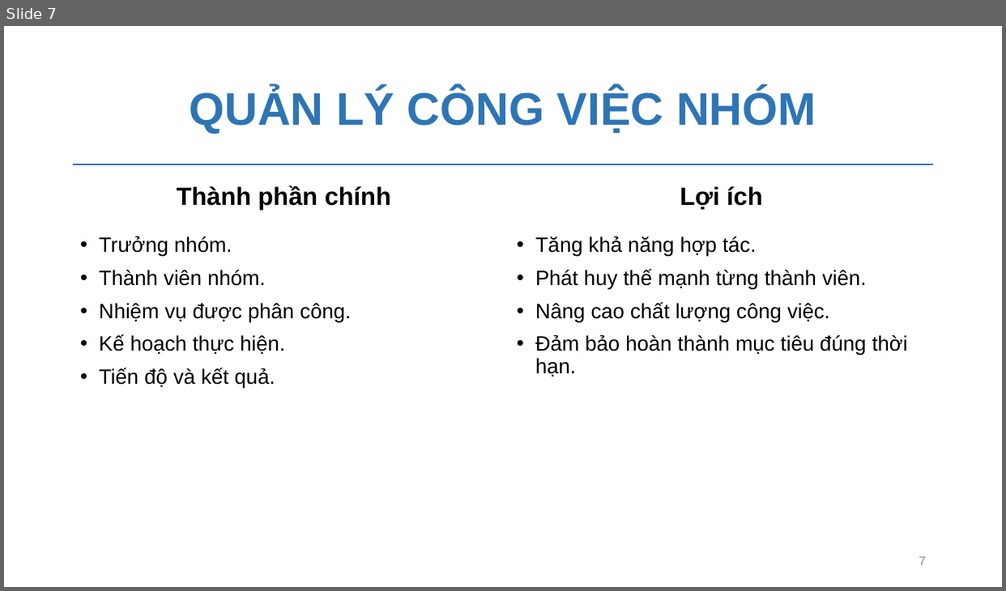
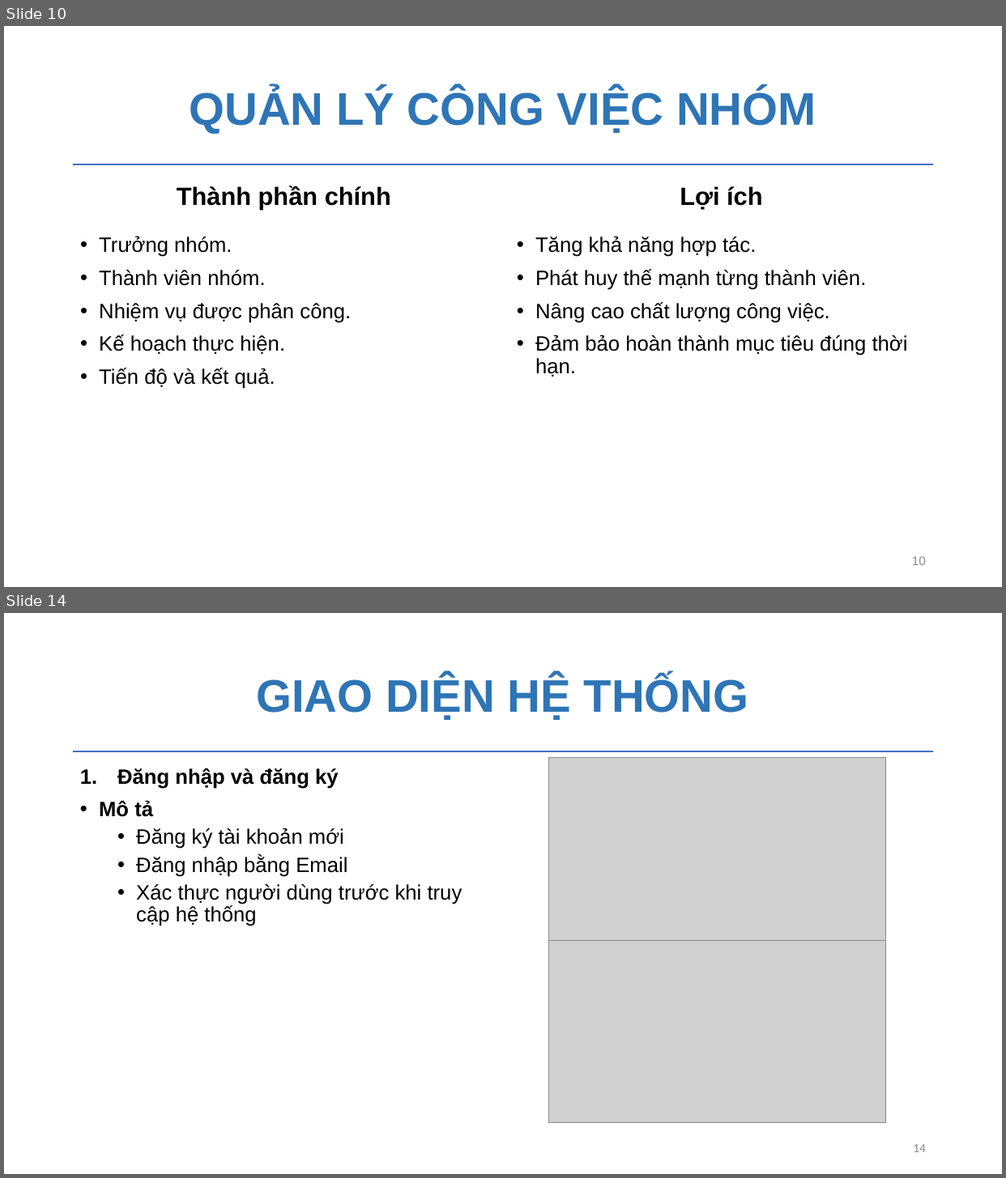
Before and after one commit to chautuyettran/CNPM-nhom17, a slide deck: nhom17.pptx. Shown one above the other, each under a label of ours: slide 7 before the commit, slides 10 and 14 after it; the slides between them are not shown. The pictures are 1006x591 and 1006x1178 pixels, drawn with LibreOffice and Linux fonts; fonts in the diff are those of the drawing; grey boxes stand for pictures; background and template pictures are left out. Boxes give left, top, right and bottom in pixels: in the first picture for what was removed or moved away, otherwise in the second. Text is boxed around its words. In the diff, an @@ line names an element or a change of style, - is before the commit and + after.

```diff
--- a/nhom17.pptx
+++ b/nhom17.pptx
@@ slide 14 added at box(4, 613, 1002, 1174), background #FFFFFF; not listed: 1 template element that a slide beside it also shows @@
@@ title added at box(256, 675, 749, 720), 44 pt, text #2E75B6, bold @@
+GIAO DIỆN HỆ THỐNG
@@ picture added at box(549, 757, 887, 941) @@
@@ text added at box(99, 768, 462, 926), 20 pt, text #000000 @@
+1. Đăng nhập và đăng ký
+• Mô tả
+  • Đăng ký tài khoản mới
+  • Đăng nhập bằng Email
+  • Xác thực người dùng trước khi truy cập hệ thống
@@ picture added at box(549, 941, 887, 1123) @@
@@ page number added at box(913, 1144, 926, 1152), 12 pt, text #8C8C8C @@
+14
@@ what was slide 7 is now slide 10 @@
@@ page number at box(912, 557, 926, 565): text changed @@
-7
+10
```
Also in this commit, not shown: 8 slides changed, 9 other slides added, 1 slide removed, 17 other files.
